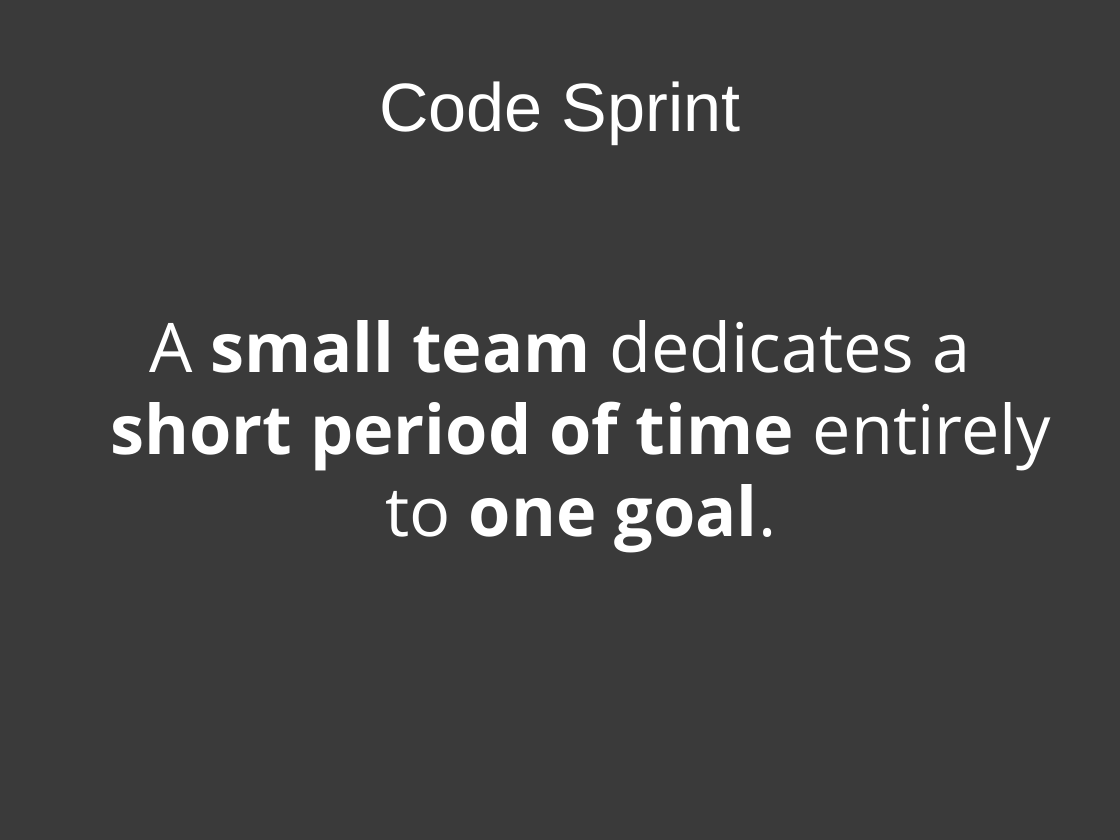
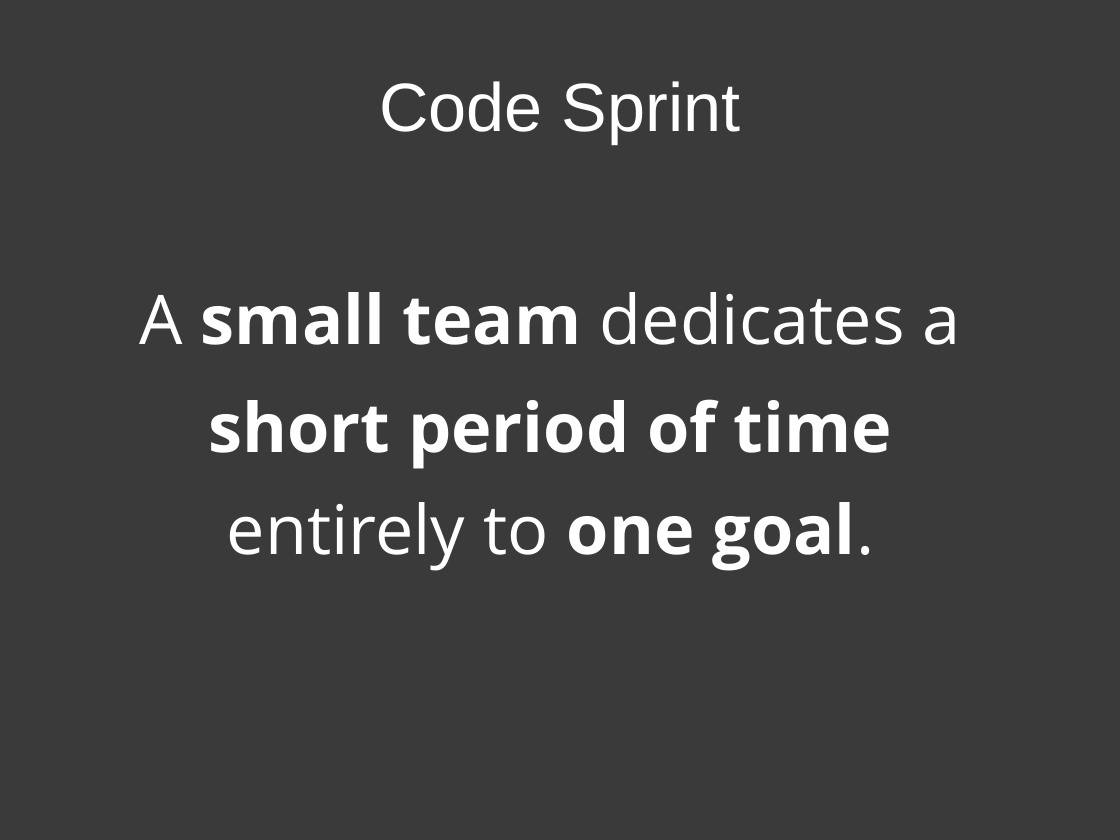
Before and after one commit to patik/code-sprint, a slide deck: slide 3 of code-sprint.pptx. Drawn at 1120x840 pixels with LibreOffice and Linux fonts; fonts in the diff are those of the drawing. Boxes give left, top, right and bottom in pixels: in the first picture for what was removed or moved away, otherwise in the second. Text is boxed around its words. In the diff, an @@ line names an element or a change of style, - is before the commit and + after.

```diff
--- a/code-sprint.pptx
+++ b/code-sprint.pptx
@@ text added at (x1=140, y1=292, x2=961, y2=345), 44 pt, text #FFFFFF @@
+A small team dedicates a
@@ text "short period of time" at (x1=208, y1=399, x2=892, y2=469): vertical alignment top to middle @@
@@ text at (x1=208, y1=399, x2=892, y2=469): text changed @@
-A small team dedicates a short period of time entirely to one goal.
+short period of time
@@ text added at (x1=227, y1=502, x2=874, y2=571), 44 pt, text #FFFFFF @@
+entirely to one goal.
```
Also in this commit, not shown: 8 other slides changed, 1 other file.
